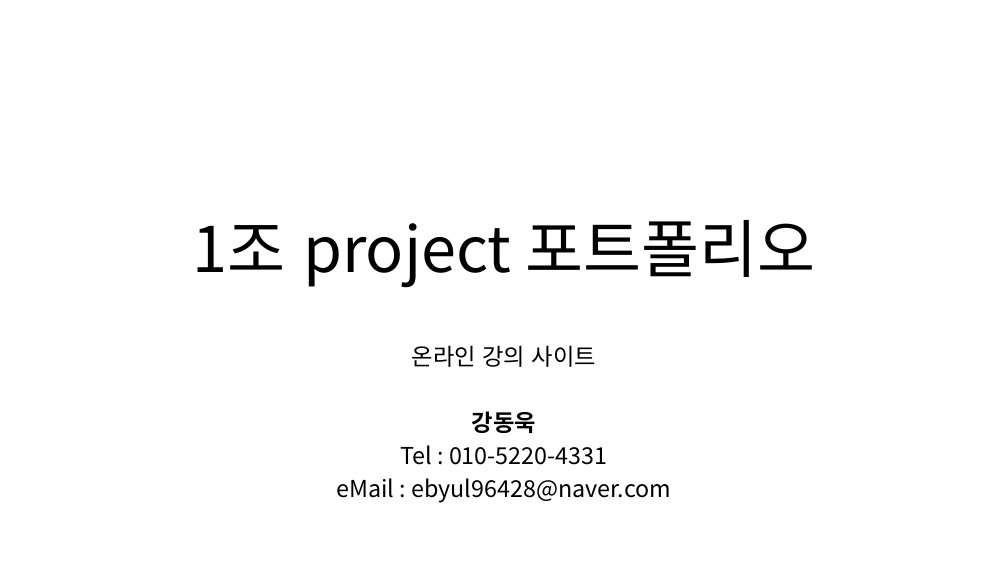
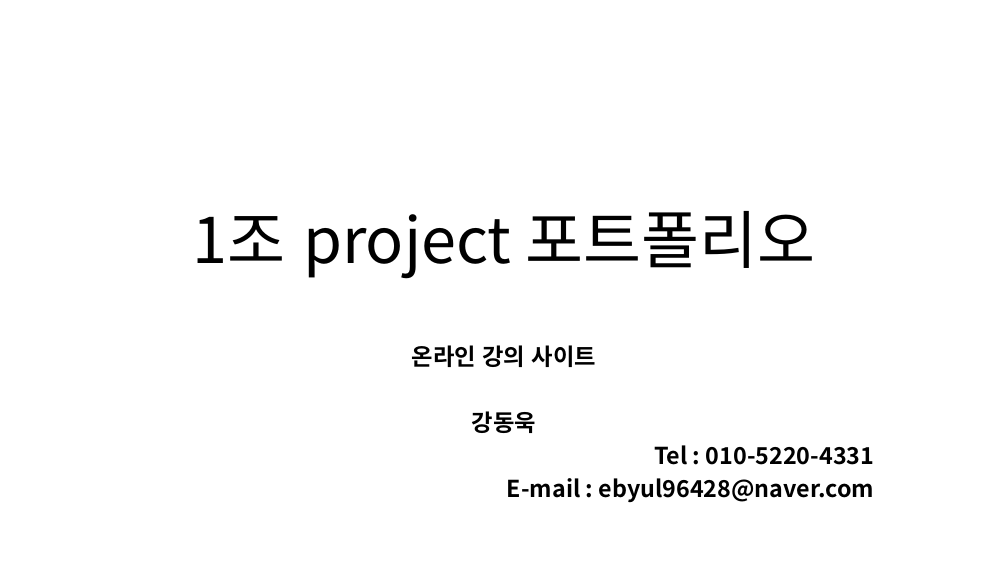
Before and after one commit to NALASAI/SelfIntroduction, a slide deck: slide 1 of 1조 project 포트폴리오(이력서용).pptx. Drawn at 1008x567 pixels with LibreOffice and Linux fonts; fonts in the diff are those of the drawing. Boxes give left, top, right and bottom in pixels: in the first picture for what was removed or moved away, otherwise in the second. Text is boxed around its words. In the diff, an @@ line names an element or a change of style, - is before the commit and + after.

Commit message:
포트폴리오용ppt(미완성)

```diff
--- a/1조 project 포트폴리오(이력서용).pptx
+++ b/1조 project 포트폴리오(이력서용).pptx
@@ title "1조 project 포트폴리오": place and size @@
-title "1조 project 포트폴리오" at (193,220,816,288)
+title "1조 project 포트폴리오" at (193,211,816,279)
@@ subtitle at (412,345,874,465): bold on in "온라인 강의 사이트", "Tel : 010-5220-4331"; alignment centre to right @@
@@ subtitle at (507,478,875,502): text changed; bold on @@
-eMail : ebyul96428@naver.com
+E-mail : ebyul96428@naver.com
```
Also in this commit, not shown: 8 other slides changed, 4 slides added, 1 slide removed, 20 other files.
